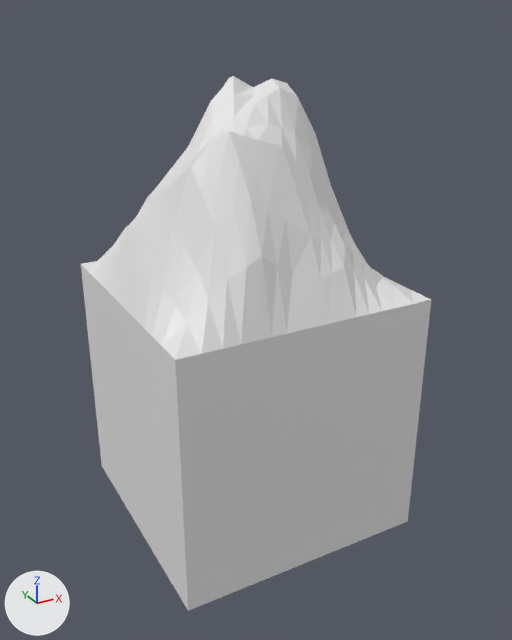
Two versions of the Blender file Warp_UnityProject/Assets/Meshes/tile_mountain.blend, one commit apart.
Rendered twice from a camera (50 mm lens) standing at (-1.21, -2.28, 0.96) and looking at (0.02, -0.06, -0.15). Arrows for +X, +Y and +Z are at lower left; the lights stay in place.

Objects in the first picture: 'tile_mountain'.
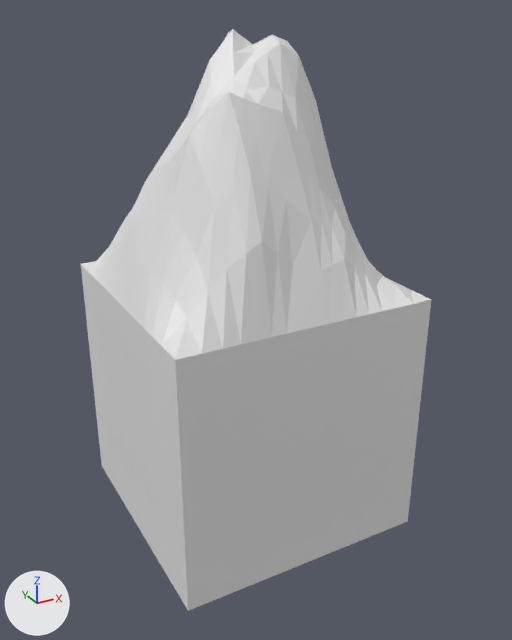
Changed parts and their boxes (x1, y1, x2, y2) in the pictures (512 x 640 px; the box of a moved part takes in the faces that stretch with it):
'tile_mountain', reshaped (9% taller): before (81, 76, 431, 611); after (81, 29, 431, 611)
part 1 of me_grid, moved or reshaped: before (81, 76, 431, 360); after (81, 29, 431, 360)

The change in detail:
me_grid is used by ob_tile_mountain; location (0.0, 0.0, 0.0).
me_grid had 316 vertices, 285 faces and spanned x -0.5..0.5, y -0.5..0.5, z -1.0..0.75.
me_grid now has 316 vertices, 285 faces and spans x -0.5..0.5, y -0.5..0.5, z -1.0..0.9.
me_grid part 1: 196 of 316 vertices moved; they spanned x -0.45..0.43, y -0.43..0.44, z 0.03..0.75 and now span x -0.45..0.43, y -0.43..0.43, z 0.04..0.9; mean shift (0.0, 0.0, 0.07); largest move (-0.02, 0.03, 0.75) -> (-0.02, 0.03, 0.9).
